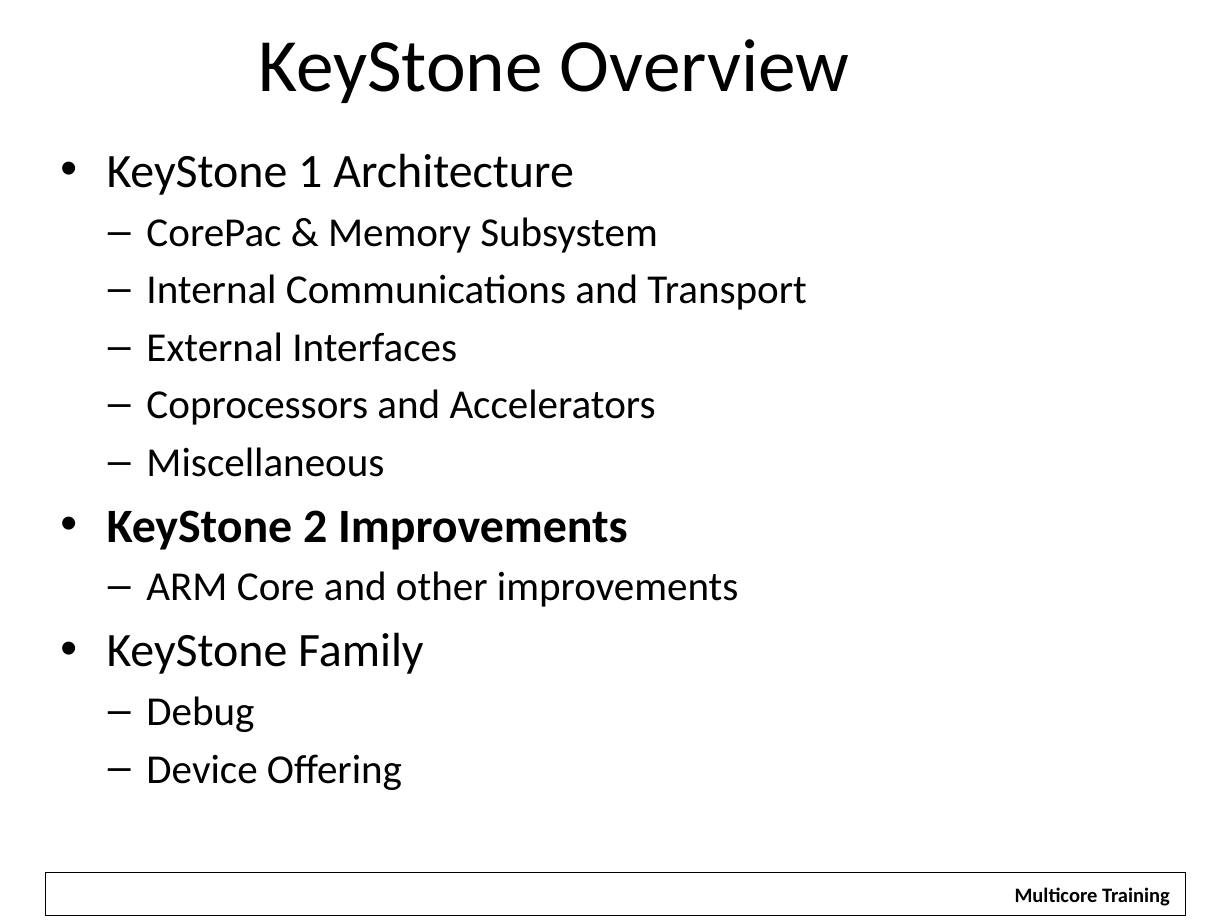
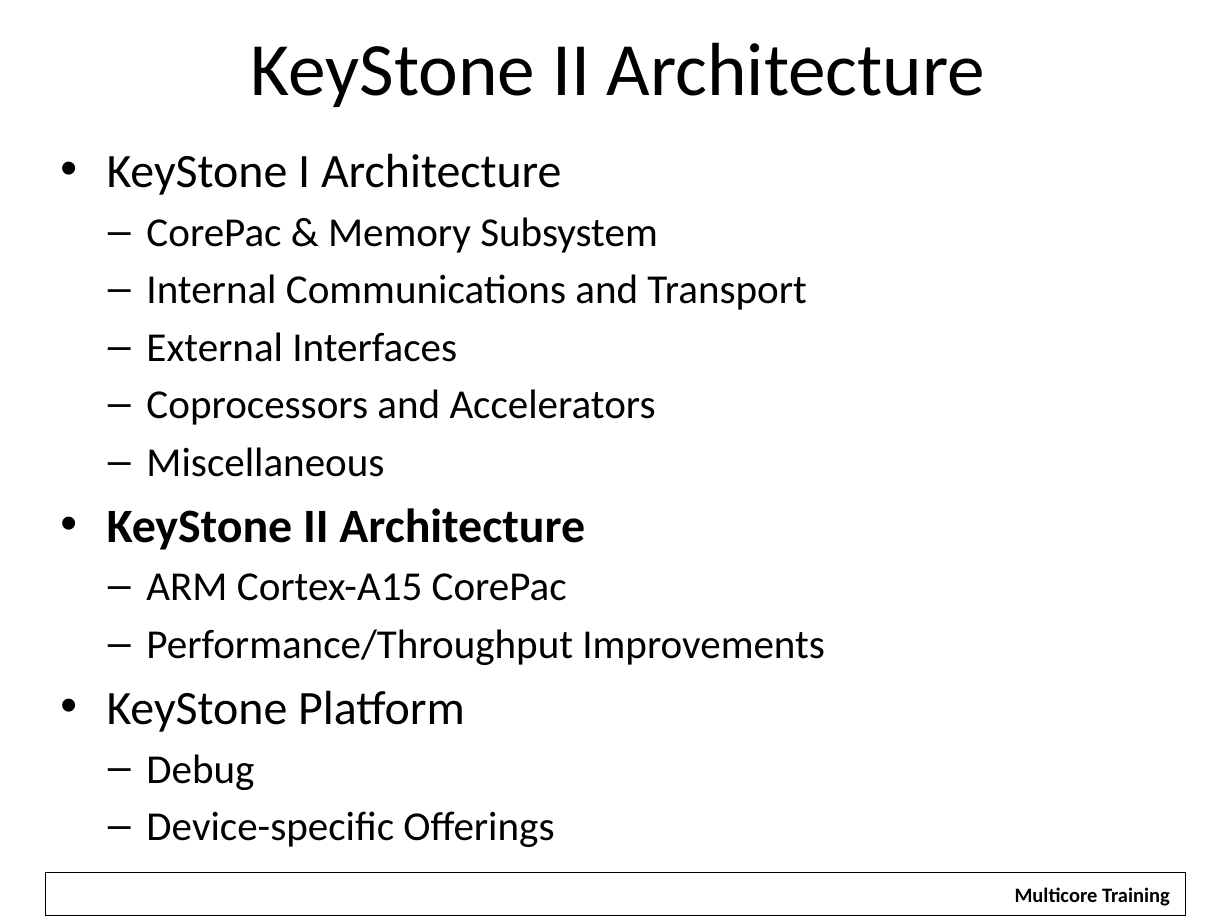
Before and after one commit to hari1989/keystone-workshop, a slide deck: slide 15 of preliminary/Working/presentations/KeyStone SoC Overview.pptx (slide 14 before the commit). Drawn at 1232x924 pixels with LibreOffice and Linux fonts; fonts in the diff are those of the drawing; background and template pictures are left out. Boxes give left, top, right and bottom in pixels: in the first picture for what was removed or moved away, otherwise in the second. Text is boxed around its words. In the diff, an @@ line names an element or a change of style, - is before the commit and + after.

Commit message:
Edits RJH

```diff
--- a/preliminary/Working/presentations/KeyStone SoC Overview.pptx
+++ b/preliminary/Working/presentations/KeyStone SoC Overview.pptx
@@ title at box(251, 42, 985, 107): text changed @@
-KeyStone Overview
+KeyStone II Architecture
@@ text at box(107, 153, 561, 195): text changed @@
-• KeyStone 1 Architecture
+• KeyStone I Architecture
@@ text at box(107, 508, 825, 732): text changed; size 28 to 24 pt @@
-• KeyStone 2 Improvements
-  – ARM Core and other improvements
-• KeyStone Family
+• KeyStone II Architecture
+  – ARM Cortex-A15 CorePac
+  – Performance/Throughput Improvements
+• KeyStone Platform
@@ text at box(146, 811, 554, 847): text changed @@
-  – Device Offering
+  – Device-specific Offerings
```
Also in this commit, not shown: 8 other slides changed, 1 slide added.
